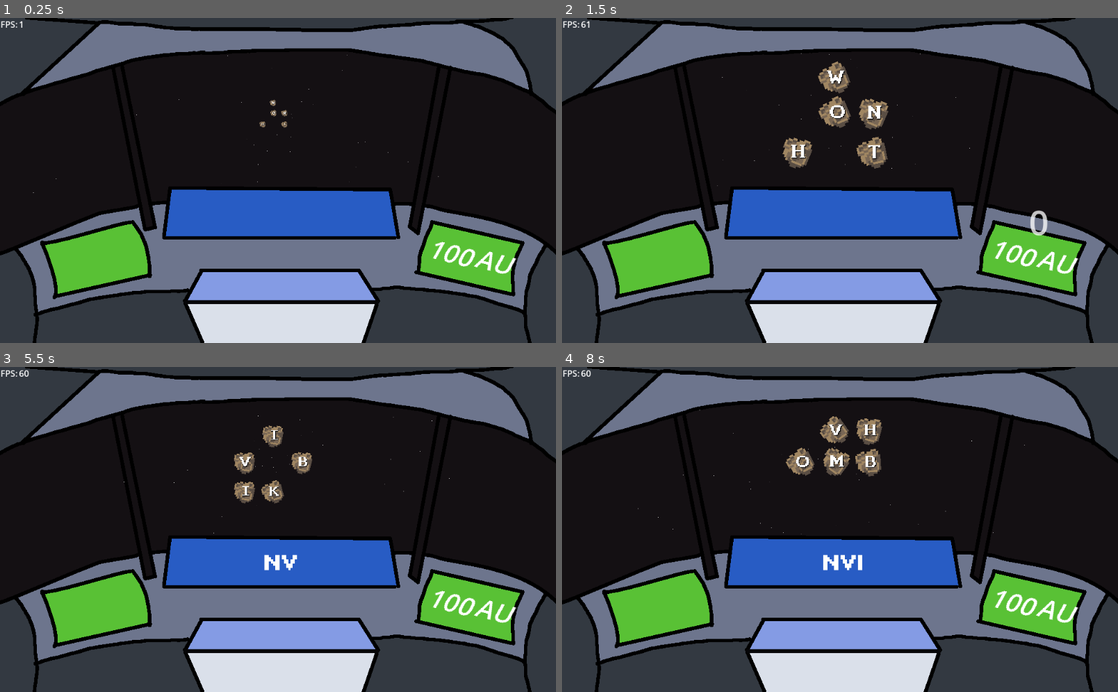
Above: before the commit, frames 1-4 (two rows, left to right).
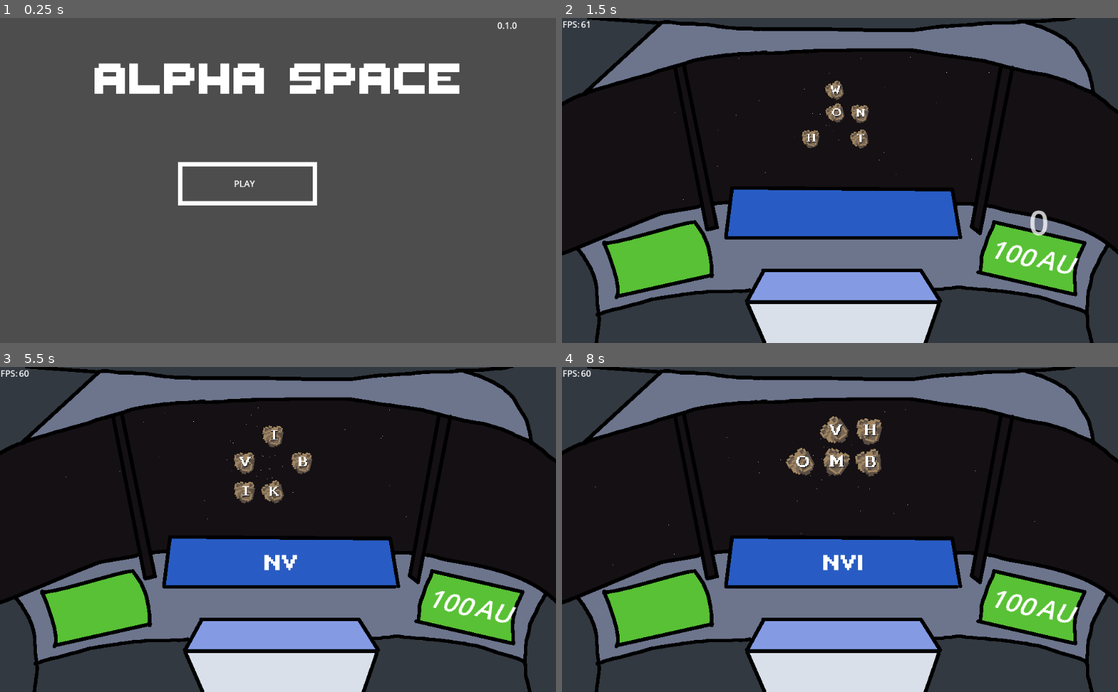
Above: after the commit, the same moments.

Repository: sugarvoid/alpha-space
Game: Godot game, scene res://game/screen/start_screen/start_screen.tscn
Same seed, same stepped clock (60 frames per second), same inputs: the game is played once before the commit and once after it. Before the commit the project starts from res://game/game.tscn.
Inputs (mouse positions are in pixels of both pictures, inside the frame that each line leads up to):
- Up to frame 1 (0.25 s): no input
- Up to frame 2 (1.5 s): click (840, 200) at 0.52 s; tap Enter at 1.25 s; move the mouse to (834, 83) at 1.27 s; click (834, 83) at 1.42 s
- Up to frame 3 (5.5 s): move the mouse to (311, 461) at 2.02 s; click (311, 461) at 2.17 s; move the mouse to (289, 480) at 2.77 s; click (289, 480) at 2.92 s; move the mouse to (305, 461) at 3.52 s; click (305, 461) at 3.67 s; move the mouse to (272, 500) at 4.27 s; click (272, 500) at 4.42 s; move the mouse to (255, 461) at 5.02 s; click (255, 461) at 5.17 s
- Up to frame 4 (8 s): move the mouse to (834, 497) at 5.77 s; click (834, 497) at 5.92 s; move the mouse to (834, 425) at 6.52 s; click (834, 425) at 6.67 s; move the mouse to (817, 461) at 7.27 s; click (817, 461) at 7.42 s

The runs differ from the first frame. In frame 1, 100% of the frame differs, in the area x 0-100%, y 0-100%; in frame 2, 2.1%; in frame 3, less than 0.1%; in frame 4, less than 0.1%.

Commit message:
Make start scene main scene

Diff:
--- a/game/game.gd
+++ b/game/game.gd
@@ -99,6 +99,7 @@
 		self.hud.update_distance_left_label(self._distance_to_goal)
 	else:
 		# TODO: Remove me!
+		# take a life????
 		print(str(word_manager.running_word), ' is not a vaild word')
 
 	self.word_manager.reset_values()
--- a/game/game.tscn
+++ b/game/game.tscn
@@ -32,6 +32,7 @@
 
 [node name="AudioStreamPlayer2D" type="AudioStreamPlayer2D" parent="."]
 stream = ExtResource("7_w06r6")
+volume_db = -4.0
 autoplay = true
 
 [node name="MeteorManager" parent="." instance=ExtResource("6_guurn")]
--- a/game/manager/meteor_manager.gd
+++ b/game/manager/meteor_manager.gd
@@ -59,6 +59,7 @@
 
 
 func _get_random_letter() -> String:
+	randomize()
 	return self.LETTERS[randi() % LETTERS.size()]
 
 
--- /dev/null
+++ b/game/screen/start_screen/start_screen.gd
@@ -0,0 +1,15 @@
+extends Control
+
+
+# Called when the node enters the scene tree for the first time.
+func _ready():
+	pass # Replace with function body.
+
+
+# Called every frame. 'delta' is the elapsed time since the previous frame.
+func _process(delta):
+	pass
+
+
+func _on_btn_start_pressed():
+	get_tree().change_scene_to_file("res://game/game.tscn")
--- a/game/screen/start_screen/start_screen.tscn
+++ b/game/screen/start_screen/start_screen.tscn
@@ -1,6 +1,22 @@
-[gd_scene load_steps=2 format=3 uid="uid://coq7rqwpbf6rs"]
+[gd_scene load_steps=9 format=3 uid="uid://coq7rqwpbf6rs"]
 
 [ext_resource type="Texture2D" uid="uid://bpfa7asdpbk24" path="res://game/screen/start_screen/start_screen.png" id="1_jfhku"]
+[ext_resource type="Script" path="res://game/screen/start_screen/start_screen.gd" id="1_ustq1"]
+[ext_resource type="AudioStream" uid="uid://cm1gw4072fonv" path="res://game/music/Juhani Junkala [Retro Game Music Pack] Title Screen.ogg" id="2_g8xkf"]
+[ext_resource type="Texture2D" uid="uid://c84l2uxluigab" path="res://game/screen/start_screen/tmp_button.png" id="4_d2ori"]
+[ext_resource type="FontFile" uid="uid://c5d8fl5dxbsla" path="res://game/font/ThaleahFat.ttf" id="4_flwk7"]
+
+[sub_resource type="AtlasTexture" id="AtlasTexture_asrrk"]
+atlas = ExtResource("4_d2ori")
+region = Rect2(0, 0, 256, 80)
+
+[sub_resource type="AtlasTexture" id="AtlasTexture_pq6hu"]
+atlas = ExtResource("4_d2ori")
+region = Rect2(512, 0, 256, 80)
+
+[sub_resource type="AtlasTexture" id="AtlasTexture_c27ci"]
+atlas = ExtResource("4_d2ori")
+region = Rect2(256, 0, 256, 80)
 
 [node name="start_screen" type="Control"]
 layout_mode = 3
@@ -9,8 +25,48 @@
 anchor_bottom = 1.0
 grow_horizontal = 2
 grow_vertical = 2
+script = ExtResource("1_ustq1")
 
 [node name="TextureRect" type="TextureRect" parent="."]
 offset_right = 40.0
 offset_bottom = 40.0
 texture = ExtResource("1_jfhku")
+
+[node name="AudioStreamPlayer" type="AudioStreamPlayer" parent="."]
+stream = ExtResource("2_g8xkf")
+volume_db = -12.488
+autoplay = true
+
+[node name="btn_Start" type="TextureButton" parent="."]
+offset_left = 328.0
+offset_top = 266.0
+offset_right = 696.0
+offset_bottom = 412.0
+texture_normal = SubResource("AtlasTexture_asrrk")
+texture_pressed = SubResource("AtlasTexture_pq6hu")
+texture_hover = SubResource("AtlasTexture_c27ci")
+
+[node name="Label" type="Label" parent="."]
+offset_left = 174.0
+offset_top = 54.0
+offset_right = 854.0
+offset_bottom = 175.0
+theme_override_fonts/font = ExtResource("4_flwk7")
+theme_override_font_sizes/font_size = 128
+text = "ALPHA SPACE"
+
+[node name="lbl_Version" type="Label" parent="."]
+offset_left = 916.0
+offset_top = 2.0
+offset_right = 1025.0
+offset_bottom = 59.0
+text = "0.1.0"
+
+[node name="Label2" type="Label" parent="."]
+offset_left = 431.0
+offset_top = 294.0
+offset_right = 626.0
+offset_bottom = 348.0
+text = "PLAY"
+
+[connection signal="pressed" from="btn_Start" to="." method="_on_btn_start_pressed"]
--- a/project.godot
+++ b/project.godot
@@ -87,7 +87,7 @@
 [application]
 
 config/name="NumPad"
-run/main_scene="res://game/game.tscn"
+run/main_scene="res://game/screen/start_screen/start_screen.tscn"
 config/features=PackedStringArray("4.0", "Forward Plus")
 config/icon="res://icon.svg"
 
Binary file added: game/screen/start_screen/tmp_button.png
Not shown, added: game/screen/start_screen/tmp_button.png.import
